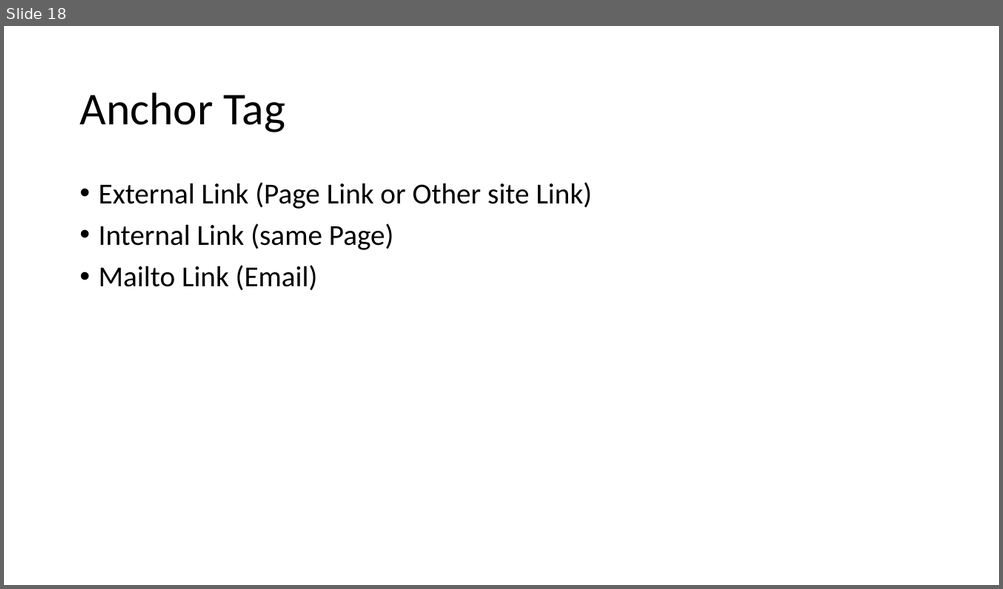
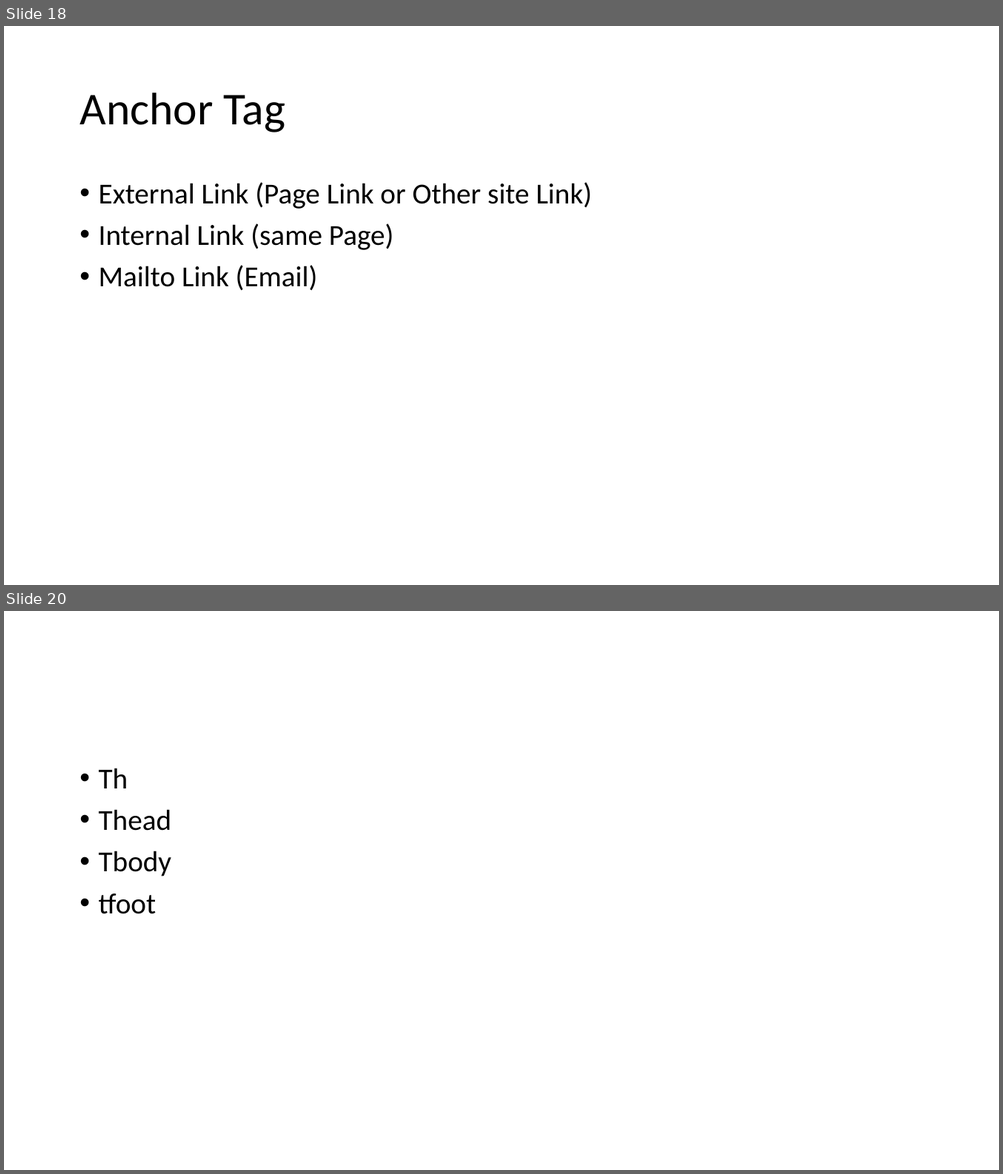
Before and after one commit to PiyushChaturvedii/Batch10, a slide deck: HTML.pptx. Shown one above the other, each under a label of ours: slide 18 before the commit, slides 18 and 20 after it; the slides between them are not shown. The pictures are 1003x589 and 1003x1174 pixels, drawn with LibreOffice and Linux fonts; fonts in the diff are those of the drawing. Boxes give left, top, right and bottom in pixels: in the first picture for what was removed or moved away, otherwise in the second. Text is boxed around its words. In the diff, an @@ line names an element or a change of style, - is before the commit and + after.

```diff
--- a/HTML.pptx
+++ b/HTML.pptx
@@ slide 20 added at <box>4,611,999,1170</box>, background #FFFFFF @@
@@ text added at <box>99,768,172,914</box>, 28 pt, text #000000 @@
+• Th
+• Thead
+• Tbody
+• tfoot
```
Also in this commit, not shown: 1 other slide added, 2 other files.
